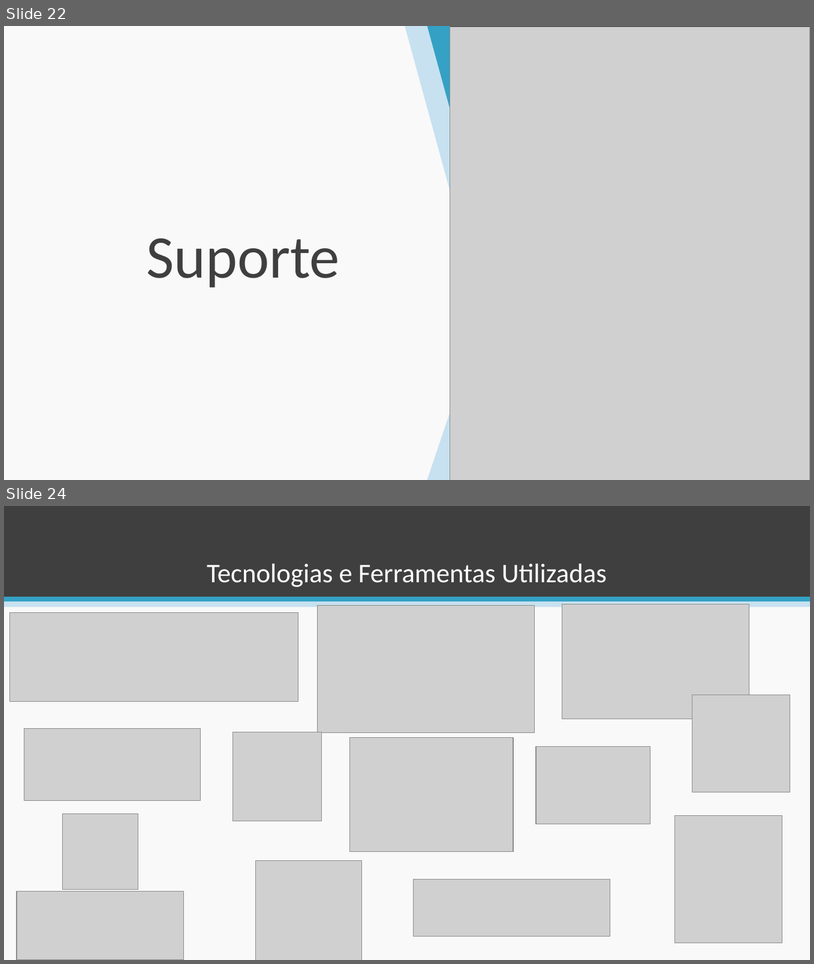
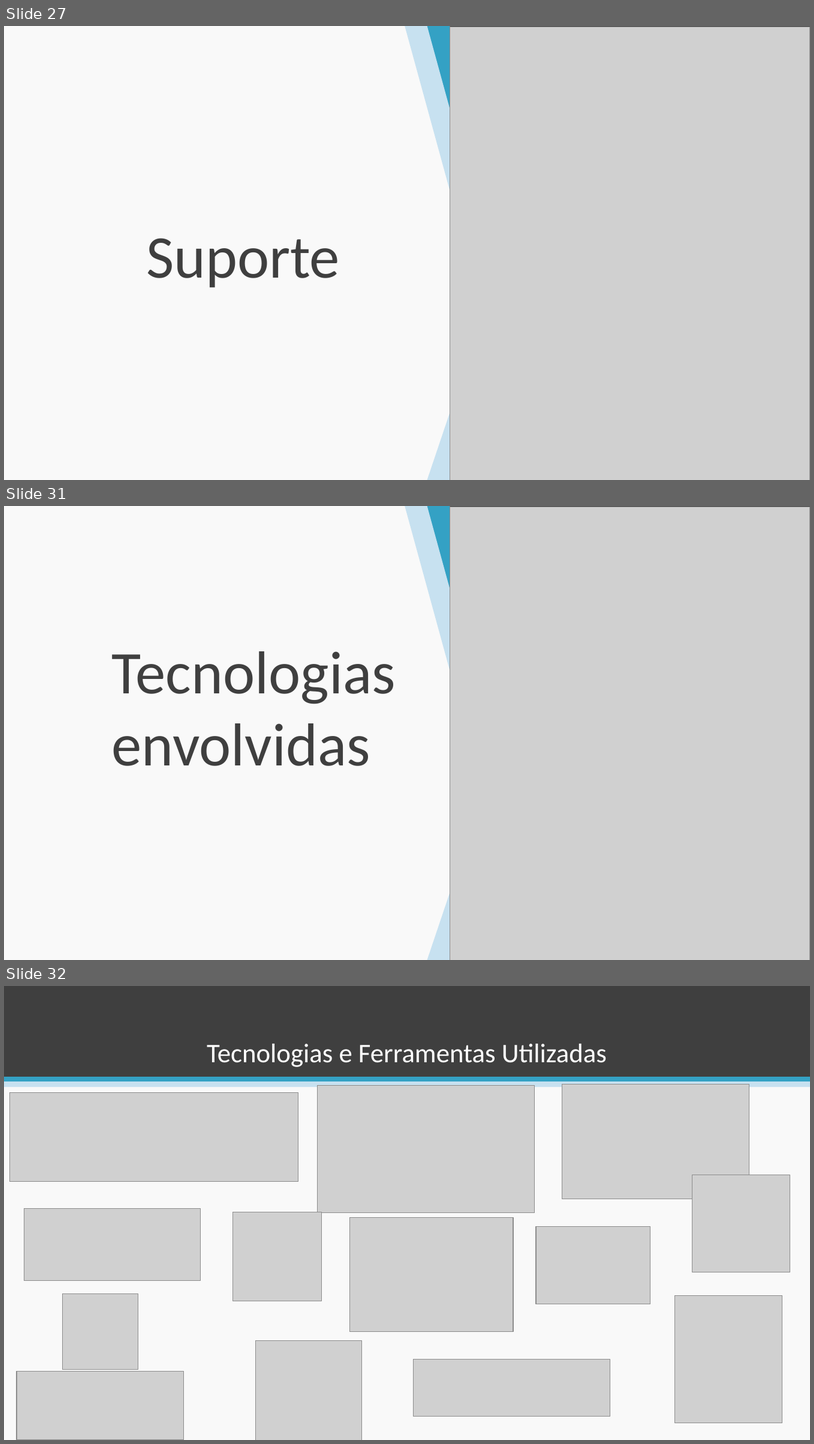
Before and after one commit to esteves-esta/TechHumi, a slide deck: documentacao/Apresentação.pptx. Shown one above the other, each under a label of ours: slides 22 and 24 before the commit, slides 27, 31 and 32 after it; the slides between them are not shown. The pictures are 814x964 and 814x1444 pixels, drawn with LibreOffice and Linux fonts; fonts in the diff are those of the drawing; grey boxes stand for pictures; background and template pictures are left out. Boxes give left, top, right and bottom in pixels: in the first picture for what was removed or moved away, otherwise in the second. Text is boxed around its words. In the diff, an @@ line names an element or a change of style, - is before the commit and + after.

```diff
--- a/documentacao/Apresentação.pptx
+++ b/documentacao/Apresentação.pptx
@@ slide 31 added at box(4, 506, 810, 960), background #F9F9F9; not listed: 3 template elements that a slide beside it also shows @@
@@ picture added at box(450, 507, 810, 960) @@
@@ rectangle added at box(24, 621, 108, 690), fill #F9F9F9, outline #F9F9F9 1 pt @@
@@ text added at box(112, 651, 396, 766), 72 pt, text #3F3F3F @@
+Tecnologias envolvidas
@@ rectangle added at box(359, 690, 385, 703), fill #F9F9F9, outline #F9F9F9 1 pt @@
@@ rectangle added at box(54, 757, 290, 951), fill #F9F9F9, outline #F9F9F9 1 pt @@
@@ rectangle added at box(359, 789, 419, 840), fill #F9F9F9, outline #F9F9F9 1 pt @@
@@ rectangle added at box(260, 894, 320, 945), fill #F9F9F9, outline #F9F9F9 1 pt @@
@@ what was slide 22 is now slide 27 @@
@@ what was slide 24 is now slide 32 @@
```
Also in this commit, not shown: 1 slide changed, 9 other slides added, 3 slides removed, 4 other files.
